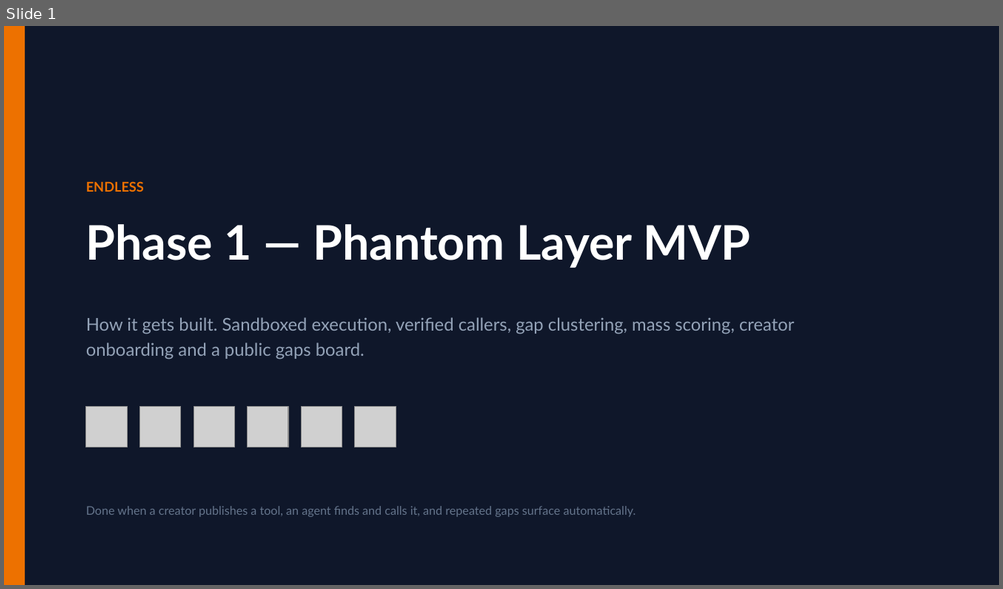
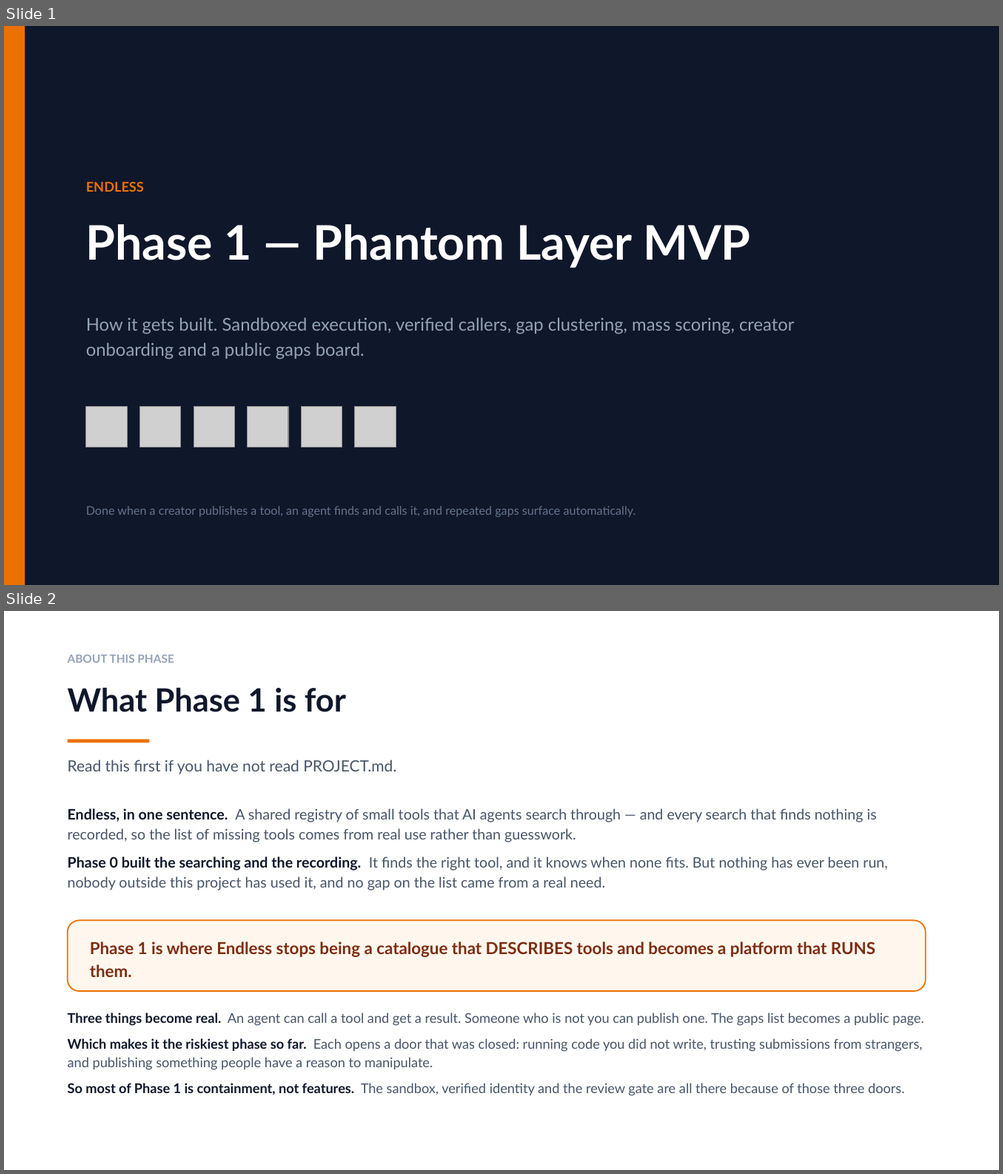
Before and after one commit to Endlessandothers/Endlessproject, a slide deck: docs/plans/endless-phase-1.pptx. Shown one above the other, each under a label of ours: slide 1 before the commit, slides 1 and 2 after it. The pictures are 1003x589 and 1003x1174 pixels, drawn with LibreOffice and Linux fonts; fonts in the diff are those of the drawing; grey boxes stand for pictures. Boxes give left, top, right and bottom in pixels: in the first picture for what was removed or moved away, otherwise in the second. Text is boxed around its words. In the diff, an @@ line names an element or a change of style, - is before the commit and + after.

```diff
--- a/docs/plans/endless-phase-1.pptx
+++ b/docs/plans/endless-phase-1.pptx
@@ slide 2 added at bbox=[4, 611, 999, 1170], background #FFFFFF @@
@@ text added at bbox=[68, 655, 174, 663], 11 pt, text #94A3B8, bold @@
+ABOUT THIS PHASE
@@ text added at bbox=[68, 687, 346, 712], 31 pt, text #0F172A, bold @@
+What Phase 1 is for
@@ rectangle added at bbox=[68, 739, 150, 742], fill #ED7100 @@
@@ text added at bbox=[68, 760, 396, 775], 15 pt, text #475569 @@
+Read this first if you have not read PROJECT.md.
@@ text added at bbox=[68, 809, 887, 891], 14 pt, text #475569 @@
+Endless, in one sentence. A shared registry of small tools that AI agents search through — and every search that finds nothing is recorded, so the list of missing tools comes from real use rather than guesswork.
+Phase 0 built the searching and the recording. It finds the right tool, and it knows when none fits. But nothing has ever been run, nobody outside this project has used it, and no gap on the list came from a real need.
@@ rounded rectangle added at bbox=[68, 920, 925, 991], fill #FFF7ED, outline #ED7100 1.25 pt @@
@@ text added at bbox=[90, 942, 875, 977], 16 pt, text #7C2D12, bold @@
+Phase 1 is where Endless stops being a catalogue that DESCRIBES tools and becomes a platform that RUNS them.
@@ text added at bbox=[68, 1013, 923, 1096], 13 pt, text #475569 @@
+Three things become real. An agent can call a tool and get a result. Someone who is not you can publish one. The gaps list becomes a public page.
+Which makes it the riskiest phase so far. Each opens a door that was closed: running code you did not write, trusting submissions from strangers, and publishing something people have a reason to manipulate.
+So most of Phase 1 is containment, not features. The sandbox, verified identity and the review gate are all there because of those three doors.
```
